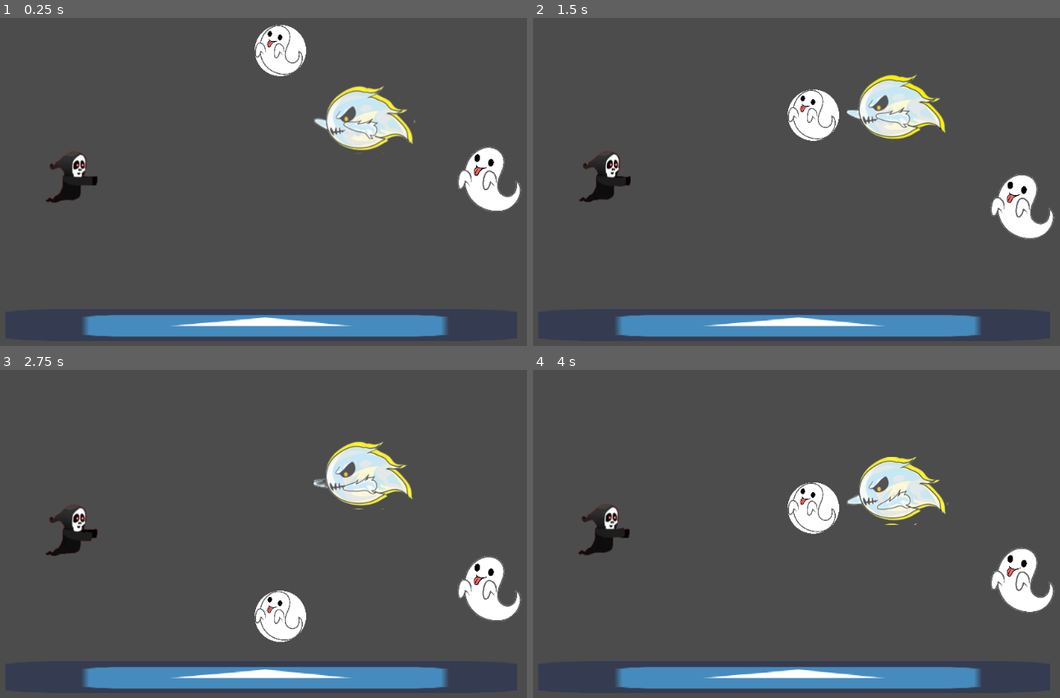
Above: before the commit, frames 1-4 (two rows, left to right).
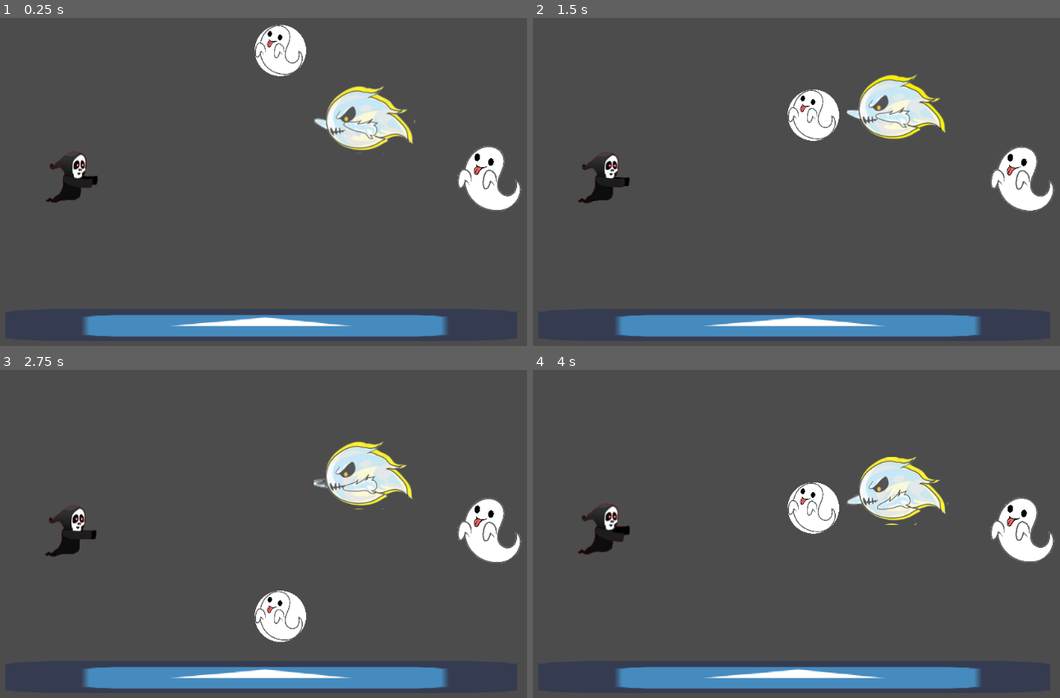
Above: after the commit, the same moments.

Repository: AgustinVal/Ghost-Rider
Game: Godot game, scene res://scenes/Main.tscn
The game is run twice, just before and just after one commit, with the same random seed, the same clock (stepped at 60 frames per second) and the same inputs. Before the commit the project has no main scene; this scene is started directly in both runs. The engine's default icon, where the game draws it, is replaced by a stand-in: a white triangle on a blue panel in a dark square.
Inputs:
- Up to frame 1 (0.25 s): no input
- Up to frame 2 (1.5 s): no input
- Up to frame 3 (2.75 s): no input
- Up to frame 4 (4 s): no input

The runs differ from the first frame. In frame 1, 0.3% of the frame differs, in the area x 11-99%, y 39-60%; in frame 2, 2.0%; in frame 3, 2.8%, in the area x 8-99%, y 39-77%; in frame 4, 2.6%.

Commit message:
Enemies' follow and collision

Diff:
--- a/Ghost_Rider/project.godot
+++ b/Ghost_Rider/project.godot
@@ -11,6 +11,7 @@
 [application]
 
 config/name="Ghost_Rider"
+run/main_scene="res://scenes/Main.tscn"
 config/icon="res://img/icon.png"
 
 [input]
--- a/Ghost_Rider/scenes/Boss1.tscn
+++ b/Ghost_Rider/scenes/Boss1.tscn
@@ -75,7 +75,12 @@
 
 [sub_resource type="AnimationNodeStateMachinePlayback" id=11]
 
+[sub_resource type="CircleShape2D" id=12]
+radius = 315.203
+
 [node name="Boss1" type="KinematicBody2D"]
+collision_layer = 4
+collision_mask = 5
 script = ExtResource( 2 )
 
 [node name="CollisionShape2D" type="CollisionShape2D" parent="."]
@@ -95,3 +100,10 @@
 tree_root = SubResource( 10 )
 anim_player = NodePath("../AnimationPlayer")
 parameters/playback = SubResource( 11 )
+
+[node name="DetectionArea" type="Area2D" parent="."]
+collision_layer = 4
+collision_mask = 2
+
+[node name="CollisionShape2D" type="CollisionShape2D" parent="DetectionArea"]
+shape = SubResource( 12 )
--- a/Ghost_Rider/scenes/Ghost_Intro.tscn
+++ b/Ghost_Rider/scenes/Ghost_Intro.tscn
@@ -6,7 +6,11 @@
 [sub_resource type="CircleShape2D" id=1]
 radius = 52.1536
 
+[sub_resource type="CircleShape2D" id=2]
+radius = 262.762
+
 [node name="Ghost_Intro" type="KinematicBody2D"]
+collision_layer = 4
 script = ExtResource( 2 )
 __meta__ = {
 "_edit_group_": true
@@ -19,3 +23,10 @@
 position = Vector2( 0, -2.38419e-07 )
 scale = Vector2( 0.184359, 0.183492 )
 texture = ExtResource( 1 )
+
+[node name="DetectionArea" type="Area2D" parent="."]
+collision_layer = 4
+collision_mask = 2
+
+[node name="CollisionShape2D" type="CollisionShape2D" parent="DetectionArea"]
+shape = SubResource( 2 )
--- a/Ghost_Rider/scenes/Main.tscn
+++ b/Ghost_Rider/scenes/Main.tscn
@@ -93,6 +93,8 @@
 
 [node name="Player" type="KinematicBody2D" parent="."]
 position = Vector2( 196, 268 )
+collision_layer = 2
+collision_mask = 3
 script = SubResource( 6 )
 __meta__ = {
 "_edit_group_": true
@@ -104,8 +106,9 @@
 [node name="AnimatedSprite" type="AnimatedSprite" parent="Player"]
 frames = SubResource( 5 )
 animation = "stay"
-frame = 3
+frame = 7
 playing = true
 
 [node name="Boss1" parent="." instance=ExtResource( 12 )]
 position = Vector2( 654, 164 )
+collision_mask = 1
--- a/Ghost_Rider/scenes/Player.tscn
+++ b/Ghost_Rider/scenes/Player.tscn
@@ -49,6 +49,8 @@
 
 [node name="Player" type="KinematicBody2D"]
 position = Vector2( 0, 1 )
+collision_layer = 2
+collision_mask = 3
 script = SubResource( 6 )
 __meta__ = {
 "_edit_group_": true
--- a/Ghost_Rider/scripts/Ghost_Intro.gd
+++ b/Ghost_Rider/scripts/Ghost_Intro.gd
@@ -1,17 +1,33 @@
 extends KinematicBody2D
+
+onready var detection_area = $DetectionArea
 
 var velocity = Vector2()
 var SPEED = 200
 var ACCELERATION = 500
 var GRAVITY = 0.8
+var _target: Node2D = null
 var timer = 0 #Para el movimiento del fantasma
 
+func _ready():
+	detection_area.connect("body_entered", self, "_on_body_entered")
 
 func take_damage(Node2D): #Cuando reciba daño por la luz
 	pass
 
 
 func _physics_process(delta):
+	velocity = move_and_slide(velocity, Vector2.UP)
 	timer += delta
-	velocity = move_and_slide(velocity, Vector2.UP)
-	velocity.y += GRAVITY * cos(timer)
+
+	var move_inputX = 0
+	var move_inputY = 0
+
+	if _target:
+		move_inputX = sign(_target.global_position.x - global_position.x)
+		move_inputY = sign(_target.global_position.y - global_position.y)
+	velocity.x = move_toward(velocity.x, move_inputX * SPEED, ACCELERATION)
+	velocity.y = move_toward(velocity.y, move_inputY * SPEED, ACCELERATION) + GRAVITY * cos(timer)
+
+func _on_body_entered(body: Node):
+	_target = body
Not shown: 1 places in Ghost_Rider/scenes/Boss1.tscn that only renumber resources
Not shown: 1 places in Ghost_Rider/scenes/Ghost_Intro.tscn that only renumber resources
